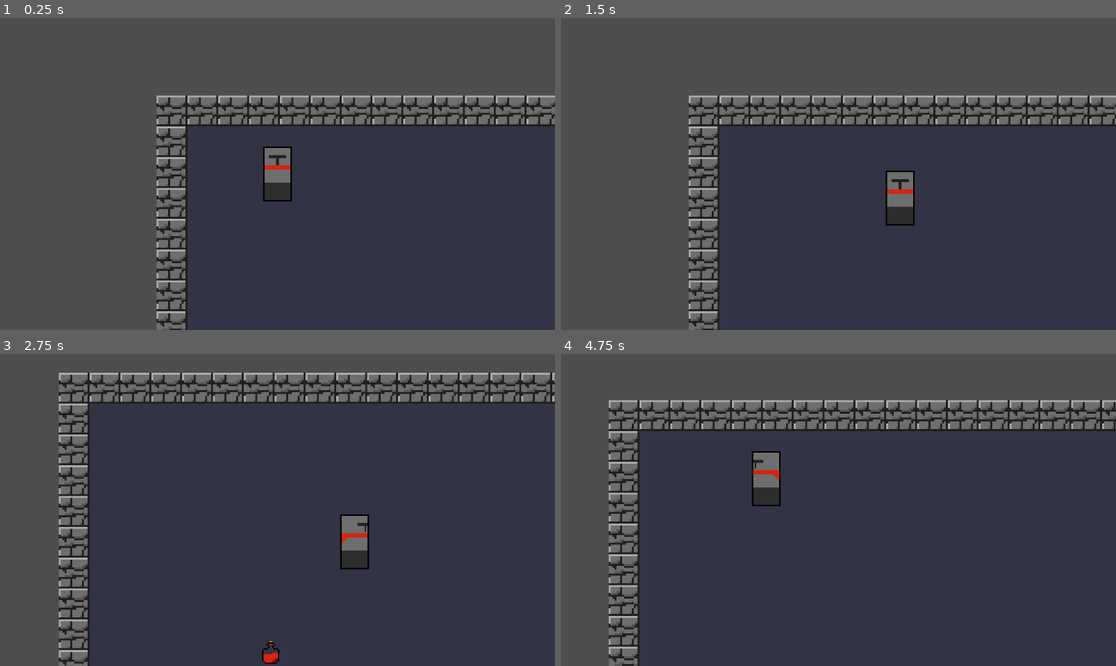
Above: before the commit, frames 1-4 (two rows, left to right).
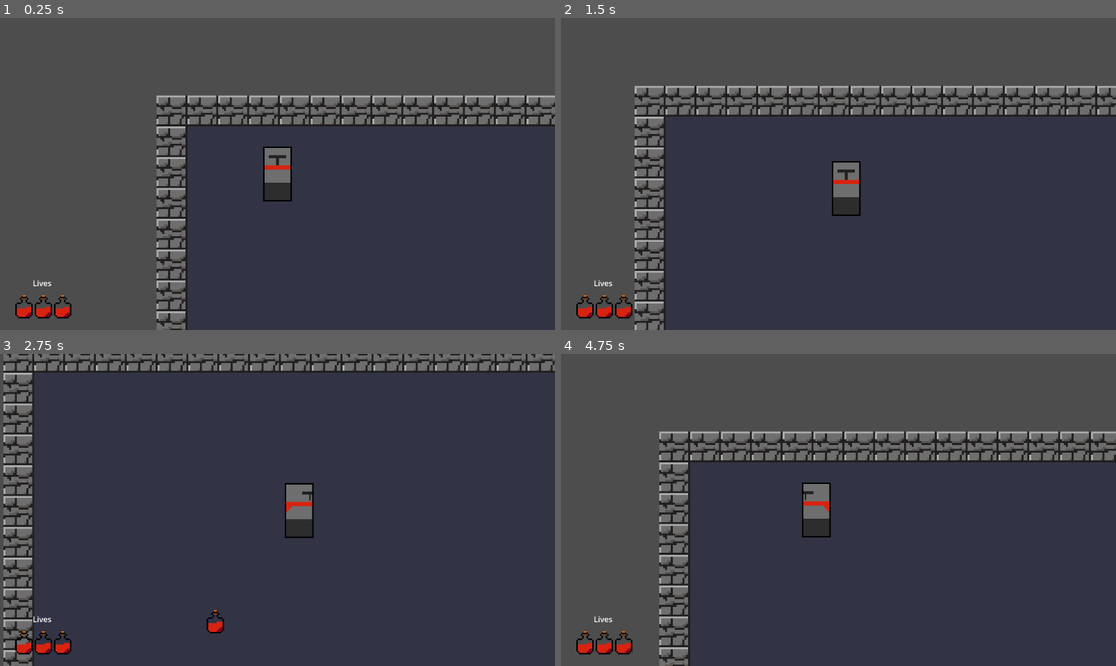
Above: after the commit, the same moments.

Repository: AStellarScene/Liberandum-Game-Refresh
Game: Godot game, scene res://scenes/Level.tscn
Two runs of this game, one before a commit and one after it. Both use one fixed random seed, a clock stepped at 60 frames per second and the inputs below.
Inputs:
- Up to frame 1 (0.25 s): no input
- Up to frame 2 (1.5 s): tap Enter at 0.5 s; hold Right (ui_right) 0.53-1.28 s; hold Down (ui_down) from 1.28 s (still down)
- Up to frame 3 (2.75 s): release Down (ui_down) at 2.03 s; hold Right (ui_right) from 2.03 s (still down)
- Up to frame 4 (4.75 s): release Right (ui_right) at 2.78 s; hold Up (ui_up) 2.78-3.53 s; hold Left (ui_left) from 3.53 s (still down)

The runs differ from the first frame. In frame 1, 0.4% of the frame differs, in the area x 2-13%, y 83-97%; in frame 2, 19%; in frame 3, 28%, in the area x 0-100%, y 0-100%; in frame 4, 27%.

Commit message:
added lives UI - not functional yet

Diff:
--- a/scenes/Level.tscn
+++ b/scenes/Level.tscn
@@ -8,6 +8,7 @@
 [ext_resource type="Texture2D" uid="uid://g43udpfj01lf" path="res://sprites/floor_outside.png" id="6_b0grr"]
 [ext_resource type="Texture2D" uid="uid://b36q6ynmbtwye" path="res://sprites/floor_w_bump.png" id="7_g0w6x"]
 [ext_resource type="PackedScene" uid="uid://bx73ibhulbk5t" path="res://scenes/Player.tscn" id="8_egnj3"]
+[ext_resource type="Texture2D" uid="uid://j3ltwhyqk3qn" path="res://sprites/potion_health.png" id="9_una3b"]
 [ext_resource type="PackedScene" uid="uid://dkwb2q4ulckba" path="res://scenes/Potion.tscn" id="9_w6mhe"]
 
 [sub_resource type="TileSetAtlasSource" id="TileSetAtlasSource_v4gtq"]
@@ -77,3 +78,30 @@
 
 [node name="Potion" parent="." instance=ExtResource("9_w6mhe")]
 position = Vector2(376, 517)
+
+[node name="CanvasLayer" type="CanvasLayer" parent="."]
+
+[node name="PotionHealth" type="Sprite2D" parent="CanvasLayer"]
+texture_filter = 1
+position = Vector2(50, 600)
+scale = Vector2(3, 3)
+texture = ExtResource("9_una3b")
+
+[node name="PotionHealth2" type="Sprite2D" parent="CanvasLayer"]
+texture_filter = 1
+position = Vector2(90, 600)
+scale = Vector2(3, 3)
+texture = ExtResource("9_una3b")
+
+[node name="PotionHealth3" type="Sprite2D" parent="CanvasLayer"]
+texture_filter = 1
+position = Vector2(130, 600)
+scale = Vector2(3, 3)
+texture = ExtResource("9_una3b")
+
+[node name="Label" type="Label" parent="CanvasLayer"]
+offset_left = 68.0
+offset_top = 539.0
+offset_right = 108.0
+offset_bottom = 562.0
+text = "Lives"
--- a/scenes/Player.tscn
+++ b/scenes/Player.tscn
@@ -78,8 +78,6 @@
 
 [node name="Camera2D" type="Camera2D" parent="."]
 position_smoothing_enabled = true
-drag_horizontal_enabled = true
-drag_vertical_enabled = true
 
 [node name="HitBox" type="Area2D" parent="." groups=["player"]]
 
@@ -87,4 +85,6 @@
 position = Vector2(4.76837e-07, -0.166667)
 shape = SubResource("RectangleShape2D_62c26")
 
+[node name="Timer" type="Timer" parent="HitBox"]
+
 [connection signal="area_entered" from="HitBox" to="." method="_on_hit_box_area_entered"]
--- a/scripts/Player.gd
+++ b/scripts/Player.gd
@@ -1,29 +1,21 @@
 extends CharacterBody2D
 
-@onready var label_lives = $"Label-Lives"
-@onready var timer = $Hitbox/Timer
-@onready var label_collect = $"Label-Collect"
+@onready var timer = $HitBox/Timer
 @onready var animated_sprite_2d = $AnimatedSprite2D
 
-var lives = 8
+var lives = 3
 var collect = 0
 var hurt = false
 
+func _physics_process(delta):
+	var direction = Input.get_vector("ui_left","ui_right","ui_up","ui_down")
+	velocity = direction * 250
+	move_and_slide()
 
-
-
-
-
-
-func _physics_process(delta):
 	var isLeft = velocity.x < 0
 	var isRight = velocity.x > 0
 	var isUp = velocity.y < 0
 	var isDown = velocity.y > 0
-
-	var direction = Input.get_vector("ui_left","ui_right","ui_up","ui_down")
-	velocity = direction * 250
-	move_and_slide()
 
 	if isLeft:
 		animated_sprite_2d.animation = "face_left"
@@ -37,20 +29,14 @@
 func _on_hitbox_area_entered(area):
 	if area.is_in_group("hurt"):
 		print("Hurt!")
-		lives = lives - 1
 		if lives > 0:
 			timer.start()
 			hurt = true
-			label_lives.text = str(lives)
 		else:
 			position = Vector2(0, 0)
-			lives = 3
-			label_lives.text = str(lives)
 			get_tree().reload_current_scene()
 	if area.is_in_group("collect"):
 		collect = collect + 1
-		label_collect.text = str(collect) + "/20"
-
 
 func _on_hit_box_area_entered(area):
 	if area.is_in_group("potion"):
Not shown: 1 places in scenes/Level.tscn that only renumber resources
